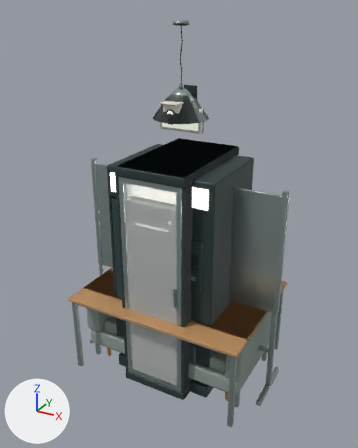
Renders of the glTF model public/assets/kit/props-kit.glb from each side of a commit.
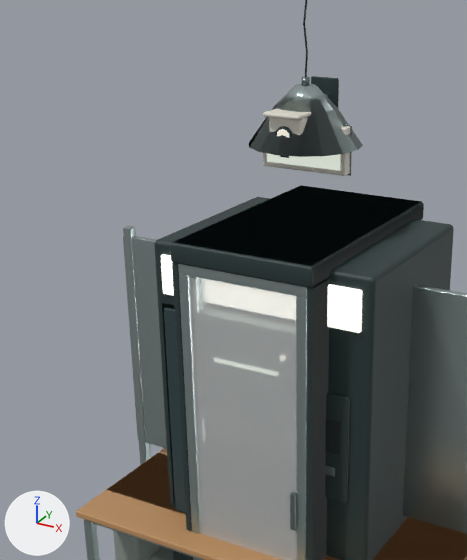
There are two pictures of each version: one whole from a 50 mm camera at (9.26, -16.99, 15.48) aimed at (0.02, -0.2, 7.08), one close up on the part from 9% to 73% of the width and 10% to 72% of the height. The lights are fixed; the arrows at lower left show +X, +Y and +Z. The last two pictures show the newer version. Where no turn or scale is listed for an object, it has been applied to the vertices.

The scene before the commit, as lines of its bpy script (objects in view):
```python
ob_exitsign_kitemissive = bpy.data.objects.new('ExitSign_KitEmissive', me_cube_247)
ob_exitsign_kitemissive.location = (0.0, -0.1, 11.45)
ob_securitycamera_kitemissive = bpy.data.objects.new('SecurityCamera_KitEmissive', me_cone_057)
ob_securitycamera_kitemissive.location = (0.0, -0.86, 11.8)
ob_serverracka_kitatlas = bpy.data.objects.new('ServerRackA_KitAtlas', me_cube_106)
ob_serverracka_kitatlas.location = (0.0, 0.0, 5.0)
ob_vendingmachine_kitemissive = bpy.data.objects.new('VendingMachine_KitEmissive', me_cube_223)
ob_vendingmachine_kitemissive.location = (0.0, -1.88, 6.45)
# also in view: 'ServerRackB_KitGlass' at (0.0, -2.4, 5.0); 'ServerRackB_KitAtlas' at (0.0, -0.01, 5.0); 'Desk_KitAtlas' at (0.0, 0.0, 1.9); 'VendingMachine_KitAtlas' at (0.0, 0.05, 4.87); 'CeilingLamp_KitAtlas' at (0.0, 0.0, 13.25)
```
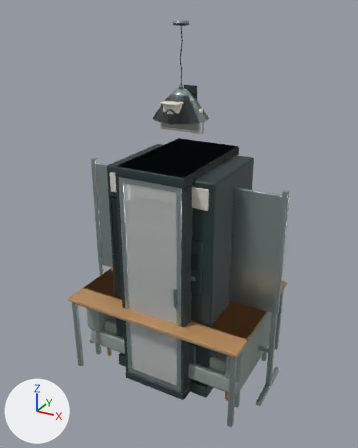
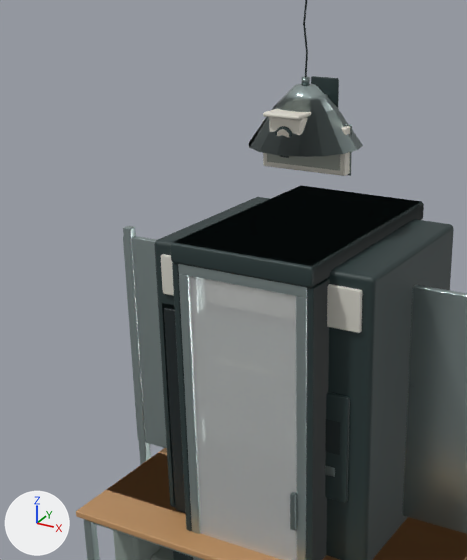
The change, as a list of edits to the scene's bpy script:
```text
Change mat_kitemissive:
    where n0 = _N.new('ShaderNodeBsdfPrincipled'); n0.name = 'Principled BSDF'
    remove n0.inputs[28].default_value = 1.5  # 'Emission Strength'
```

Boxes (x1, y1, x2, y2) around the edits, measured in the close-ups (467 x 560 px):
'VendingMachine_KitEmissive', surface changed: (161, 254, 363, 513) in both
'ExitSign_KitEmissive', surface changed (white to grey): (267, 153, 340, 171) in both
'SecurityCamera_KitEmissive', surface changed: (277, 129, 289, 138) in both
